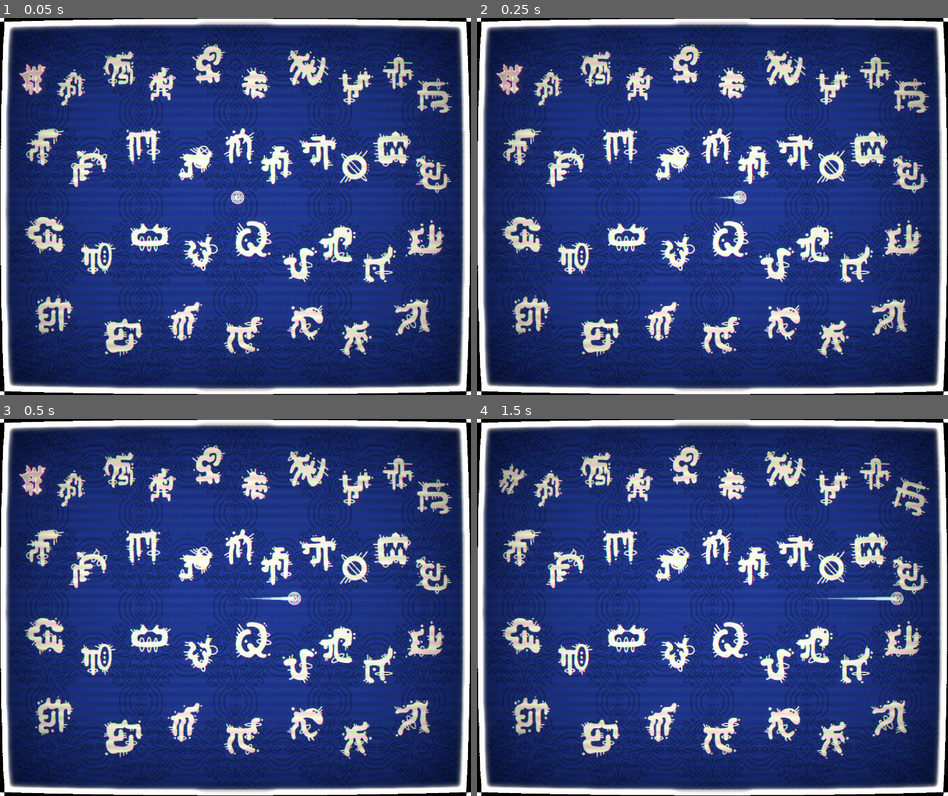
Above: before the commit, frames 1-4 (two rows, left to right).
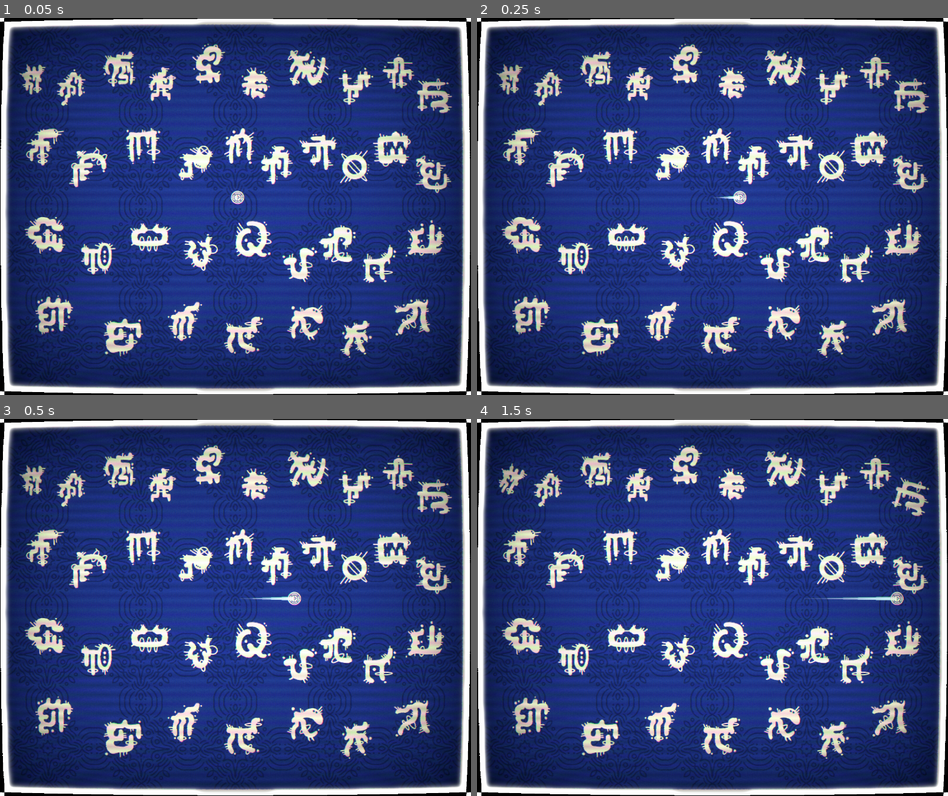
Above: after the commit, the same moments.

Repository: C-RJohnston/KBoard-Pong
Game: Godot game, scene res://MainScene.tscn
Same seed, same stepped clock (60 frames per second), same inputs: the game is played once before the commit and once after it.
Inputs (mouse positions are in pixels of both pictures, inside the frame that each line leads up to):
- Up to frame 1 (0.05 s): no input
- Up to frame 2 (0.25 s): no input
- Up to frame 3 (0.5 s): no input
- Up to frame 4 (1.5 s): tap Enter at 0.5 s; move the mouse to (816, 588) at 0.52 s; tap 0 (0) at 0.6 s; click (816, 588) at 0.67 s; tap 1 (1) at 0.8 s; drag from (618, 626) to (688, 682) at 1.27 s

The runs differ from the first frame. In frame 1, 0.2% of the frame differs, in the area x 4-10%, y 12-21%; in frame 2, 0.2%; in frame 3, 0.2%; in frame 4, nothing differs.

Commit message:
finished menu and fixed bug in scales

Diff:
--- a/CamCave/sounds.gd
+++ b/CamCave/sounds.gd
@@ -19,17 +19,27 @@
 	"A#": 466.16,
 	"B": 493.88
 }
+enum escales {
+	major, minor, dorian, aeorian, phrygian
+}
+
 static var scales:={
-	"Cmaj": ["C", "D", "E", "F", "G", "A", "B"],
-	"Cm": ["C", "D", "D#", "F", "G", "G#", "A#"],
-	"Cdorian": ["C", "D", "D#", "F", "G", "A", "A#",],
-	"Caeorian": ["C", "D", "D#", "F", "G", "G#", "A#"],
-	"Cphrygian": ["C", "C#", "D#", "F", "G", "G#", "A#"]
+	escales.major: ["C", "D", "E", "F", "G", "A", "B"],
+	escales.minor: ["C", "D", "D#", "F", "G", "G#", "A#"],
+	escales.dorian: ["C", "D", "D#", "F", "G", "A", "A#",],
+	escales.aeorian: ["C", "D", "D#", "F", "G", "G#", "A#"],
+	escales.phrygian: ["C", "C#", "D#", "F", "G", "G#", "A#"]
 	}
-@export_enum("Cmaj", "Cm", "Cdorian", "Caeorian", "Cphrygian") var chosen_scale = "Cmaj"
+@export var chosen_scale : escales
 
 static var dyads:= [
-		[[0,0],[2,0]],[[0,0],[4,-1]],[[0,0],[4,0]],[[2,0],[4,0]],[[0,0],[6,-1]],[[0,0],[6,0]],[[3,0],[6,0]]
+		[[0,0],[2,0]],
+		[[0,0],[4,-1]],
+		[[0,0],[4,0]],
+		[[2,0],[5,0]],
+		[[0,0],[6,-1]],
+		[[0,0],[6,0]],
+		[[4,0],[6,0]]
 	]
 
 static var action_pitch:= {
@@ -91,12 +101,13 @@
 				players.append(player)
 				add_child(player)
 				player.stream = path
-				var named_note = scales[chosen_scale][note[0]+note[1]]
+				var named_note = scales[chosen_scale][note[0]]
+				named_note = frequency.keys()[frequency.keys().find(named_note)+note[1]]
 				player.pitch_scale = frequency[named_note]*pitch/440.0
 				player.play()
 
 			for player in players:
-				await get_tree().create_timer(8.0).timeout
+				await get_tree().create_timer(4.0).timeout
 				player.queue_free()
 
 		elif event.is_action_released(action) and action in keys_played:
@@ -116,12 +127,13 @@
 			players.append(player)
 			add_child(player)
 			player.stream = chord_path
-			var named_note = scales[chosen_scale][note[0]+note[1]]
+			var named_note = scales[chosen_scale][note[0]]
+			named_note = frequency.keys()[frequency.keys().find(named_note)+note[1]]
 			player.pitch_scale = frequency[named_note]*pitch/440.0
 			player.play()
 
 	for player in players:
-		await get_tree().create_timer(8.0).timeout
+		await get_tree().create_timer(4.0).timeout
 		player.queue_free()
 
 
@@ -131,9 +143,7 @@
 	pass
 
 
-
-
-func _on_instrument_options_item_selected(index):
+func _on_instrument_option_item_selected(index):
 	match index:
 		0:
 			path = preload("res://Assets/cs80 funky.wav")
@@ -147,3 +157,7 @@
 		_:
 			path = preload("res://Assets/cs80 funky.wav")
 			chord_path = preload("res://Assets/bass a4.wav")
+
+
+func _on_scale_option_item_selected(index):
+	chosen_scale = index
--- a/MainScene.tscn
+++ b/MainScene.tscn
@@ -114,13 +114,11 @@
 
 [node name="Sounds" parent="." instance=ExtResource("3_ggpmk")]
 path = ExtResource("4_6f4bd")
-chosen_scale = "Cm"
 
 [node name="Borders" type="Node2D" parent="."]
 
 [node name="Top" type="StaticBody2D" parent="Borders"]
 position = Vector2(750, 13)
-physics_material_override = ExtResource("1_7f0lv")
 
 [node name="CollisionShape2D" type="CollisionShape2D" parent="Borders/Top"]
 shape = SubResource("RectangleShape2D_trjgi")
@@ -159,6 +157,7 @@
 texture = ExtResource("6_635gc")
 
 [node name="Glow" type="Sprite2D" parent="Positions/1"]
+visible = false
 z_index = -2
 material = SubResource("ShaderMaterial_xg7hi")
 position = Vector2(-0.5, 0)
@@ -590,6 +589,17 @@
 offset_right = 1500.0
 offset_bottom = 1200.0
 
+[node name="Bg Fade" type="ColorRect" parent="."]
+visible = false
+anchors_preset = 15
+anchor_right = 1.0
+anchor_bottom = 1.0
+offset_right = 1500.0
+offset_bottom = 1200.0
+grow_horizontal = 2
+grow_vertical = 2
+color = Color(0.2, 0.2, 0.2, 0.4)
+
 [node name="PanelContainer" type="PanelContainer" parent="."]
 visible = false
 offset_left = 355.0
@@ -662,7 +672,7 @@
 horizontal_alignment = 1
 vertical_alignment = 1
 
-[node name="OptionButton" type="OptionButton" parent="PanelContainer/ScrollContainer/VBoxContainer/Instrument"]
+[node name="InstrumentOption" type="OptionButton" parent="PanelContainer/ScrollContainer/VBoxContainer/Instrument"]
 layout_mode = 2
 size_flags_horizontal = 3
 alignment = 1
@@ -685,13 +695,21 @@
 horizontal_alignment = 1
 vertical_alignment = 1
 
-[node name="OptionButton" type="OptionButton" parent="PanelContainer/ScrollContainer/VBoxContainer/Scale"]
+[node name="ScaleOption" type="OptionButton" parent="PanelContainer/ScrollContainer/VBoxContainer/Scale"]
 layout_mode = 2
 size_flags_horizontal = 3
 alignment = 1
 selected = 0
-item_count = 1
-popup/item_0/text = "Phyrgian"
+item_count = 5
+popup/item_0/text = "Major"
+popup/item_1/text = "Minor"
+popup/item_1/id = 1
+popup/item_2/text = "Dorian"
+popup/item_2/id = 2
+popup/item_3/text = "Aeorian"
+popup/item_3/id = 4
+popup/item_4/text = "Phrygian"
+popup/item_4/id = 5
 
 [node name="ExitMenu" type="HBoxContainer" parent="PanelContainer/ScrollContainer/VBoxContainer"]
 layout_mode = 2
@@ -813,4 +831,6 @@
 
 [connection signal="pressed" from="PanelContainer/ScrollContainer/VBoxContainer/Balls/BallMinus" to="." method="_on_ball_minus_pressed"]
 [connection signal="pressed" from="PanelContainer/ScrollContainer/VBoxContainer/Balls/BallPlus" to="." method="_on_ball_plus_pressed"]
+[connection signal="item_selected" from="PanelContainer/ScrollContainer/VBoxContainer/Instrument/InstrumentOption" to="Sounds" method="_on_instrument_option_item_selected"]
+[connection signal="item_selected" from="PanelContainer/ScrollContainer/VBoxContainer/Scale/ScaleOption" to="Sounds" method="_on_scale_option_item_selected"]
 [connection signal="pressed" from="PanelContainer/ScrollContainer/VBoxContainer/ExitMenu/ExitButton" to="." method="_on_exit_button_pressed"]
--- a/game.gd
+++ b/game.gd
@@ -66,6 +66,9 @@
 		action_positions[action].rotation = sin(wiggle_timer) * wiggle_amount
 
 func _input(event):
+	if event.is_action_pressed("ESC"):
+		$PanelContainer.visible = !$PanelContainer.visible
+		$"Bg Fade".visible = !$"Bg Fade".visible
 	for action in action_positions.keys():
 		if event.is_action_pressed(action) and action not in active_actions:
 			var glow = action_positions[action].get_child(0)
@@ -124,3 +127,4 @@
 
 func _on_exit_button_pressed() -> void:
 	$PanelContainer.visible = false
+	$"Bg Fade".visible = false
--- a/project.godot
+++ b/project.godot
@@ -212,6 +212,11 @@
 "events": [Object(InputEventKey,"resource_local_to_scene":false,"resource_name":"","device":-1,"window_id":0,"alt_press …(191 unchanged characters)…
 ]
 }
+ESC={
+"deadzone": 0.5,
+"events": [Object(InputEventKey,"resource_local_to_scene":false,"resource_name":"","device":-1,"window_id":0,"alt_pressed":false,"shift_pressed":false,"ctrl_pressed":false,"meta_pressed":false,"pressed":false,"keycode":0,"physical_keycode":4194305,"key_label":0,"unicode":0,"location":0,"echo":false,"script":null)
+]
+}
 
 [rendering]
 
Not shown, changed: attributions.txt
